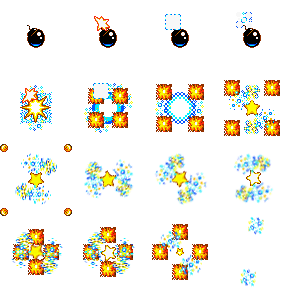
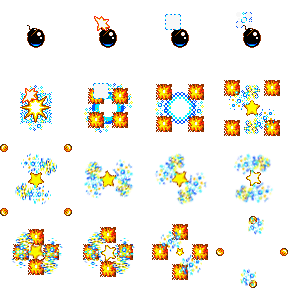
Layer changes from the first w=288, h=288 image to the second:
added layer "레이어 29 사본 3" above "레이어 29 사본 2" over (216, 248, 224, 256)
added layer "레이어 29 사본 2" above "레이어 29 사본" over (280, 248, 288, 256)
added layer "레이어 29 사본" above "레이어 29" over (249, 280, 257, 288)
added layer "레이어 29" above "그룹 3 사본 15" over (249, 216, 257, 224)
